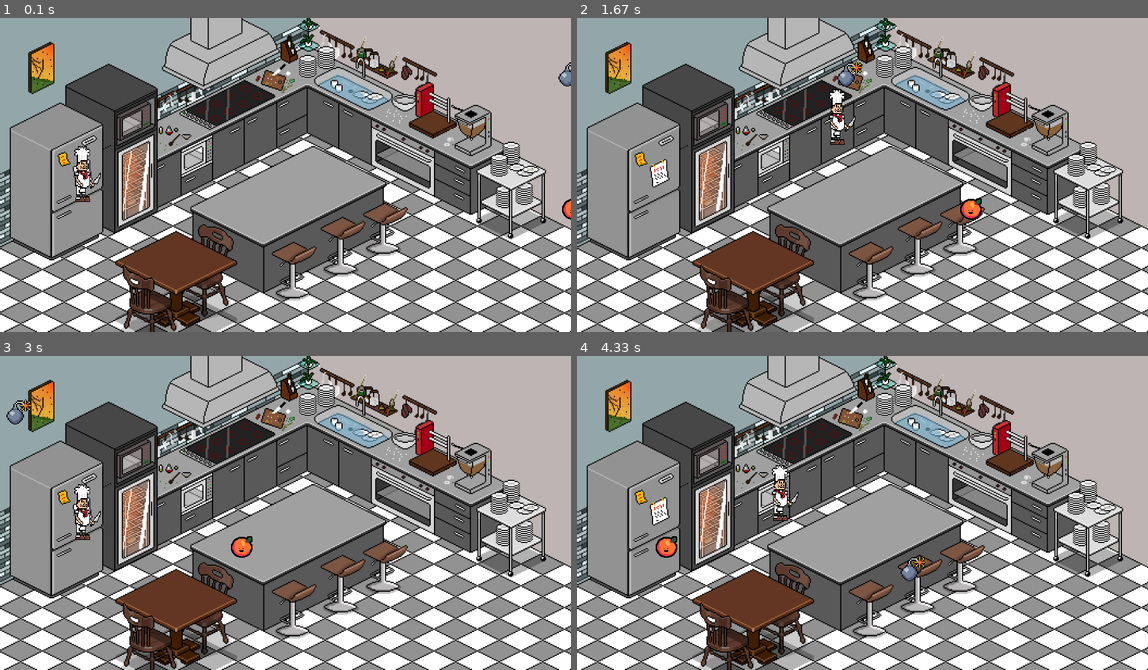
Above: before the commit, frames 1-4 (two rows, left to right).
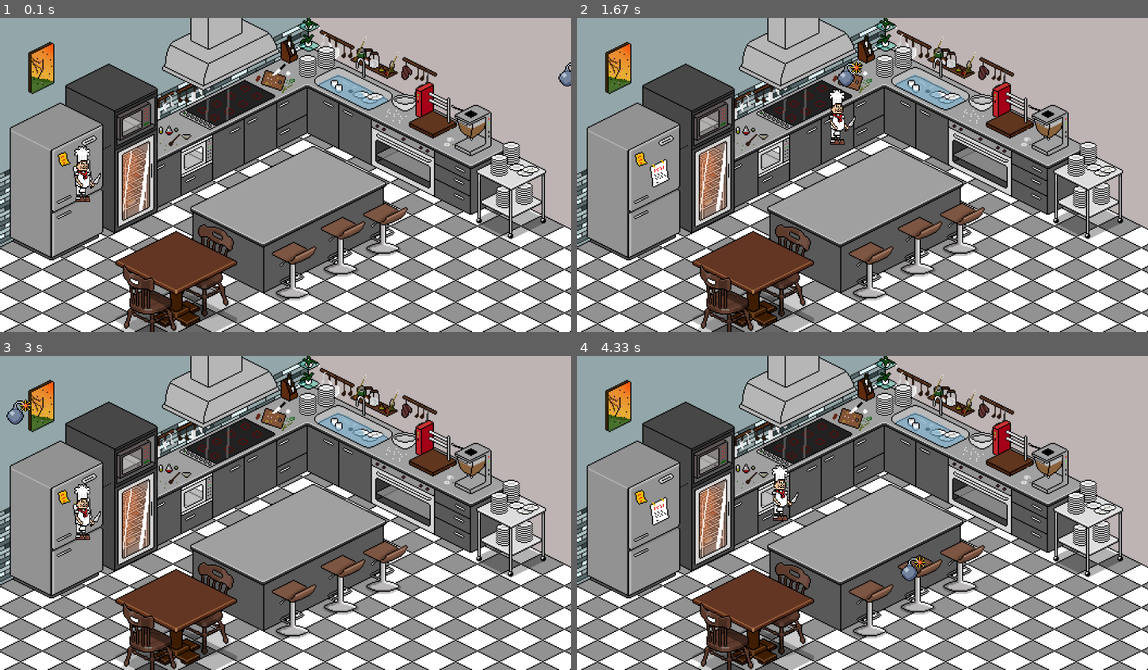
Above: after the commit, the same moments.

Repository: SkyesCodes/Pygame
Game: pygame game, started from main.py
Two runs of this game, one before a commit and one after it. Both use one fixed random seed, a clock stepped at 60 frames per second and the inputs below.
Inputs:
- Up to frame 1 (0.1 s): no input
- Up to frame 2 (1.67 s): hold D 0.33-0.8 s; hold W 0.83-1.13 s; hold D 1.17-1.63 s
- Up to frame 3 (3 s): hold A 1.67-2.2 s; hold S 2.23-2.53 s; hold A 2.57-2.97 s
- Up to frame 4 (4.33 s): hold W 3-3.37 s; hold D 3.4-4.03 s; hold S from 4.07 s (still down)

The runs differ from the first frame. In frame 1, less than 0.1% of the frame differs, in the area x 98-100%, y 57-65%; in frame 2, 0.2%; in frame 3, 0.2%, in the area x 40-45%, y 57-65%; in frame 4, 0.2%.

Commit message:
added notes

Diff:
--- a/main.py
+++ b/main.py
@@ -32,10 +32,14 @@
 bomb_x = 900
 bomb_y = randrange(HEIGHT)
 
-#class Fruit:
+game_display = pygame.display.set_mode((WIDTH, HEIGHT))
+
+class Fruit:
+    fruit_x = 900
+    fruit_y = randrange(HEIGHT)
     #use class to set up everything the current orange is doing, use time interval to spawn fruits from an array, for loop for iterating through array at random.
 #class Bomb:
-#Class Chef:
+#Class Chef: probably needed for hit detection.
 
 
 
@@ -43,7 +47,7 @@
     WIN.blit(BG_IMAGE,(0,0))
     WIN.blit(CHEF_SPRITE, (chef_position.x, chef_position.y))
     WIN.blit(BOMB_SPRITE, (bomb_x, bomb_y))
-    WIN.blit(ORANGE_SPRITE, (fruit_x, fruit_y))
+    # WIN.blit(ORANGE_SPRITE, (fruit_x, fruit_y))
     pygame.display.update()
 
 
@@ -74,6 +78,10 @@
         if keys_pressed[pygame.K_s]: #down
             chef_position.y += VEL
 
+        #REPLACE BELOW WITH A METHOD HOUSED IN THE FRUIT CLASS.
+        #Fruit list: spawn on right side, move across screen, despawn at end of screen.
+        # create function to spawn the fruit on ride sight(900) at random intervals at a random y value.
+        # do the same for bombs
         bomb_x -= 5
         if bomb_x <= 0:
             bomb_x = 900
